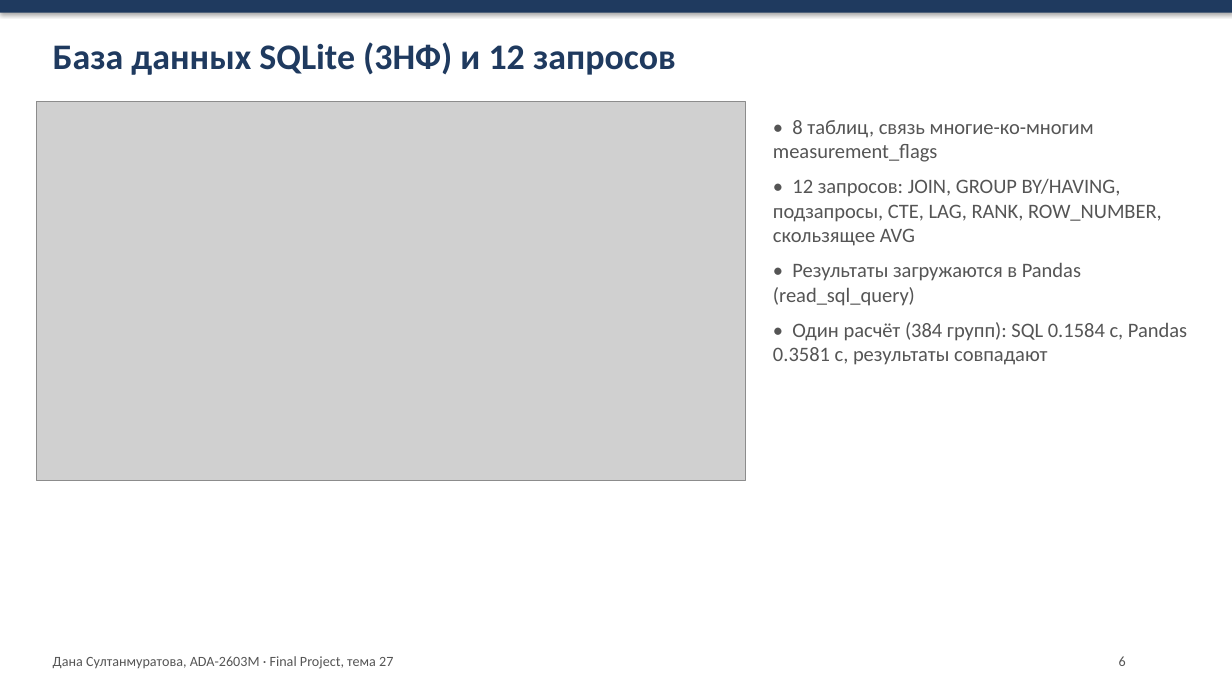
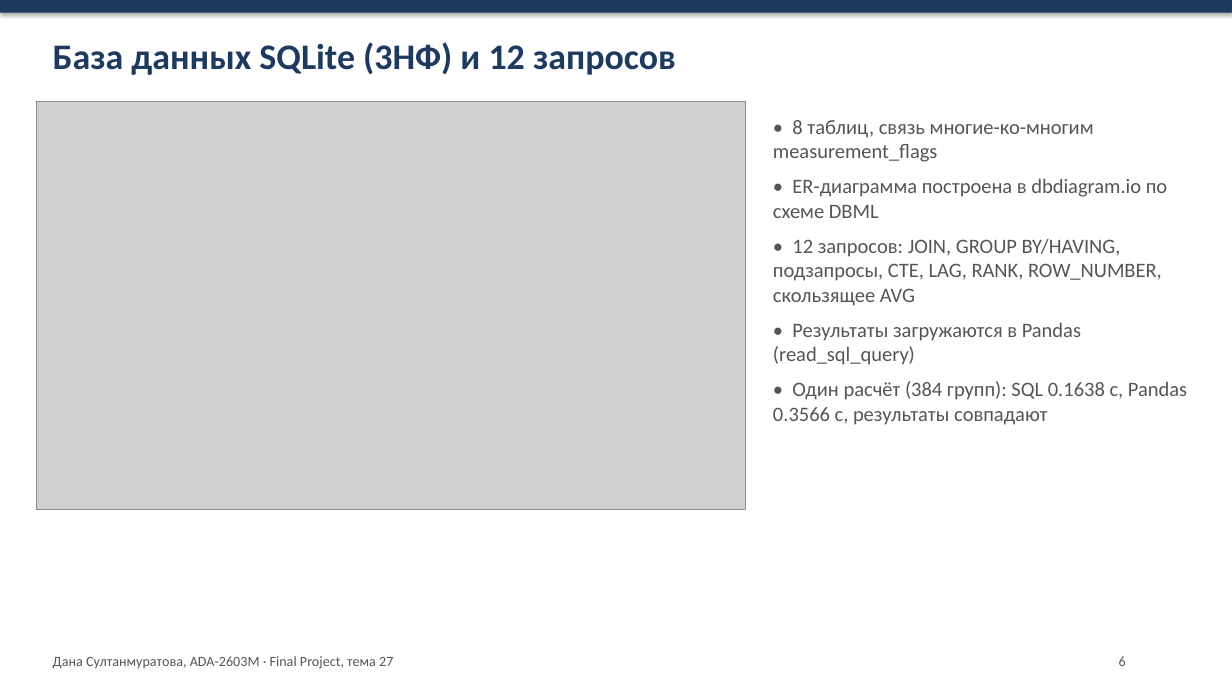
Before and after one commit to dsultless/oil_well_regimes, a slide deck: slide 6 of reports/Final_Project_Presentation_Sultanmuratova.pptx. Drawn at 1232x693 pixels with LibreOffice and Linux fonts; fonts in the diff are those of the drawing; grey boxes stand for pictures. Boxes give left, top, right and bottom in pixels: in the first picture for what was removed or moved away, otherwise in the second. Text is boxed around its words. In the diff, an @@ line names an element or a change of style, - is before the commit and + after.

```diff
--- a/reports/Final_Project_Presentation_Sultanmuratova.pptx
+++ b/reports/Final_Project_Presentation_Sultanmuratova.pptx
@@ picture: place and size @@
-picture at box(36, 102, 746, 480)
+picture at box(36, 102, 746, 509)
@@ text at box(773, 178, 1167, 218): paragraph added @@
+• ER-диаграмма построена в dbdiagram.io по схеме DBML
@@ text at box(773, 381, 1187, 425): text changed @@
-• Один расчёт (384 групп): SQL 0.1584 с, Pandas 0.3581 с, результаты совпадают
+• Один расчёт (384 групп): SQL 0.1638 с, Pandas 0.3566 с, результаты совпадают
```
Also in this commit, not shown: 3 other slides changed, 16 other files.
